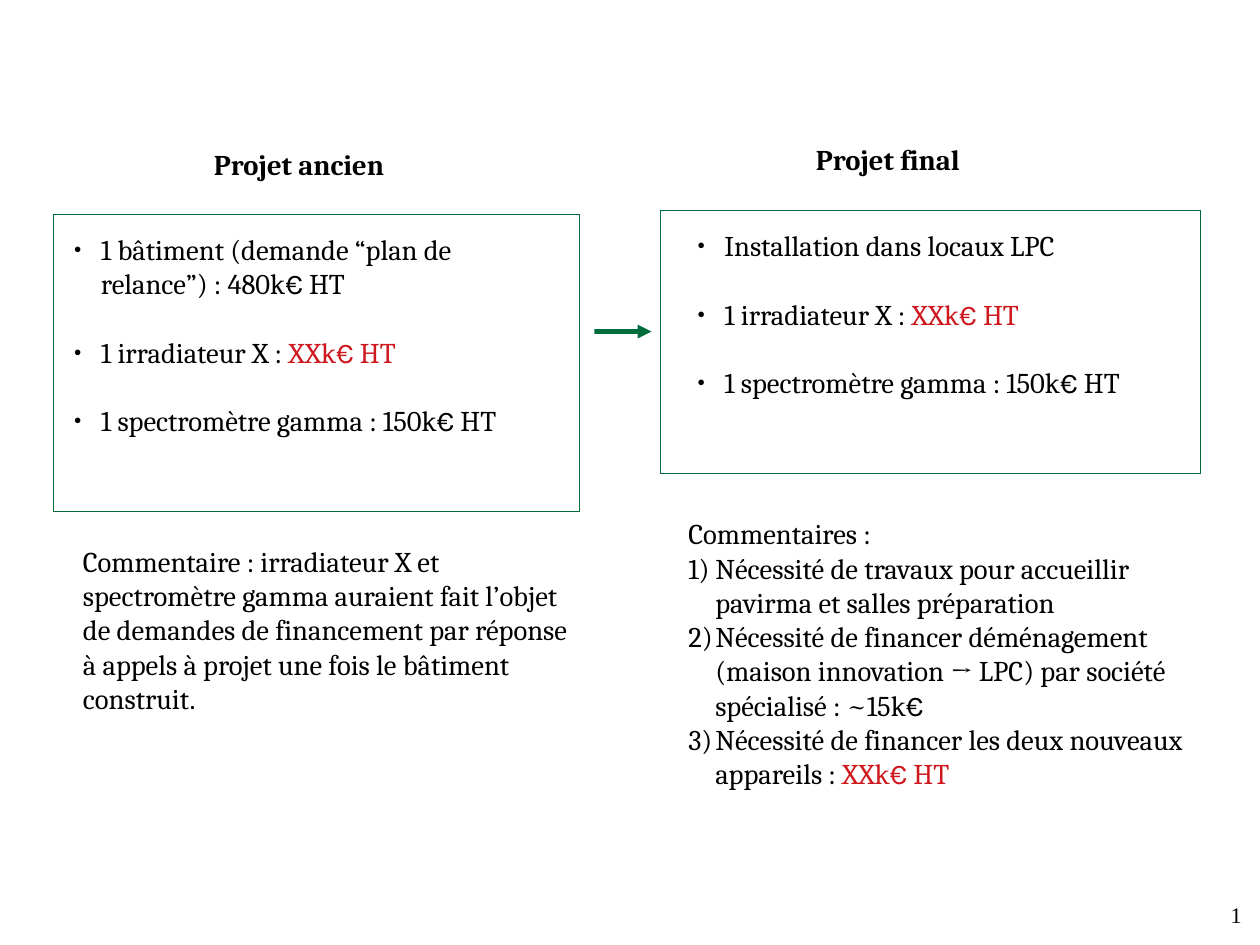
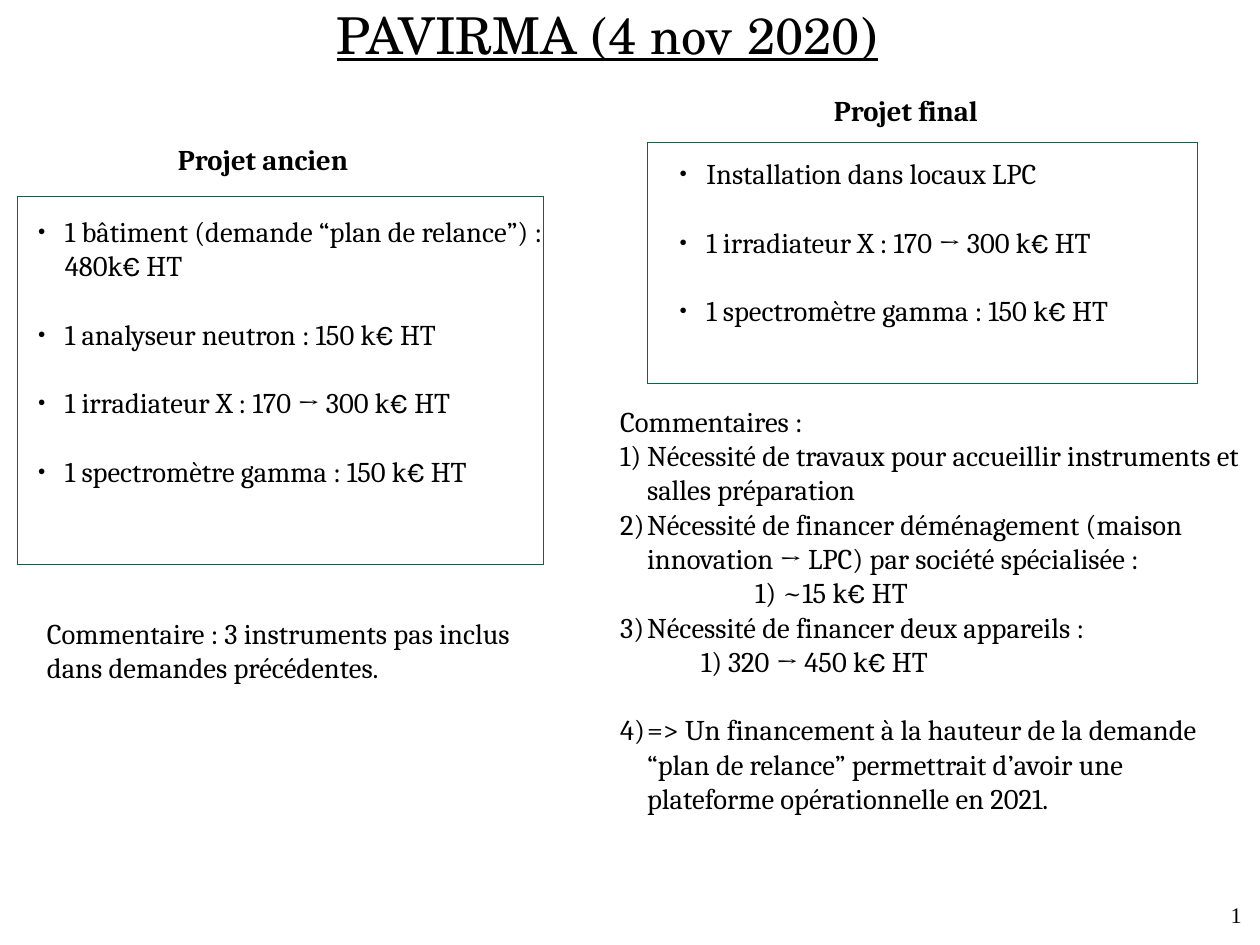
Before and after one commit to ebusato/talks-pavirma, a slide deck: slide 1 of 2020-11-04_PresentationALaPresidence/pavirma_2020-11-04.odp. Drawn at 1260x945 pixels with LibreOffice and Linux fonts; fonts in the diff are those of the drawing. Boxes give left, top, right and bottom in pixels: in the first picture for what was removed or moved away, otherwise in the second. Text is boxed around its words. In the diff, an @@ line names an element or a change of style, - is before the commit and + after.

```diff
--- a/2020-11-04_PresentationALaPresidence/pavirma_2020-11-04.odp
+++ b/2020-11-04_PresentationALaPresidence/pavirma_2020-11-04.odp
@@ text added at (x1=337, y1=16, x2=877, y2=61), 32 pt, text #000000, underline @@
+PAVIRMA (4 nov 2020)
@@ text "Projet final" moved from (x1=816, y1=149, x2=959, y2=177) to (x1=834, y1=100, x2=977, y2=127) @@
@@ text "Projet ancien" moved from (x1=214, y1=155, x2=384, y2=181) to (x1=178, y1=150, x2=348, y2=177) @@
@@ rectangle resized from (x1=661, y1=210, x2=1201, y2=473) to (x1=647, y1=143, x2=1198, y2=384) @@
@@ text "Installation dans locaux LPC" moved from (x1=724, y1=236, x2=1120, y2=400) to (x1=706, y1=164, x2=1108, y2=328) @@
@@ rectangle resized from (x1=54, y1=215, x2=580, y2=512) to (x1=17, y1=197, x2=543, y2=565) @@
@@ text "1 bâtiment (demande “plan de ..." moved from (x1=101, y1=240, x2=496, y2=438) to (x1=65, y1=222, x2=529, y2=488) @@
@@ text at (x1=706, y1=233, x2=1108, y2=328): text changed @@
-● 1 irradiateur X : XXk€ HT
-● 1 spectromètre gamma : 150k€ HT
+● 1 irradiateur X : 170 → 300 k€ HT
+● 1 spectromètre gamma : 150 k€ HT
@@ text at (x1=65, y1=325, x2=467, y2=488): text changed @@
-● 1 irradiateur X : XXk€ HT
-● 1 spectromètre gamma : 150k€ HT
+● 1 analyseur neutron : 150 k€ HT
+● 1 irradiateur X : 170 → 300 k€ HT
+● 1 spectromètre gamma : 150 k€ HT
@@ arrow removed from (595, 332) to (652, 332) @@
@@ text "Commentaires :" moved from (x1=688, y1=524, x2=1183, y2=790) to (x1=620, y1=412, x2=1239, y2=815) @@
@@ text at (x1=620, y1=446, x2=1239, y2=815): text changed @@
-1) Nécessité de travaux pour accueillir pavirma et salles préparation
-2) Nécessité de financer déménagement (maison innovation → LPC) par société spécialisé : ~15k€
-3) Nécessité de financer les deux nouveaux appareils : XXk€ HT
+1) Nécessité de travaux pour accueillir instruments et salles préparation
+2) Nécessité de financer déménagement (maison innovation → LPC) par société spécialisée :
+          1) ~15 k€ HT
+3) Nécessité de financer deux appareils :
+      1) 320 → 450 k€ HT
+4) => Un financement à la hauteur de la demande “plan de relance” permettrait d’avoir une plateforme opérationnelle en 2021.
@@ text removed at (x1=83, y1=552, x2=567, y2=710) @@
-Commentaire : irradiateur X et spectromètre gamma auraient fait l’objet de demandes de financement par réponse à appels à projet une fois le bâtiment construit.
@@ text added at (x1=47, y1=624, x2=509, y2=684), 18 pt, text #000000 @@
+Commentaire : 3 instruments pas inclus dans demandes précédentes.
```
Also in this commit, not shown: 2 other files.
